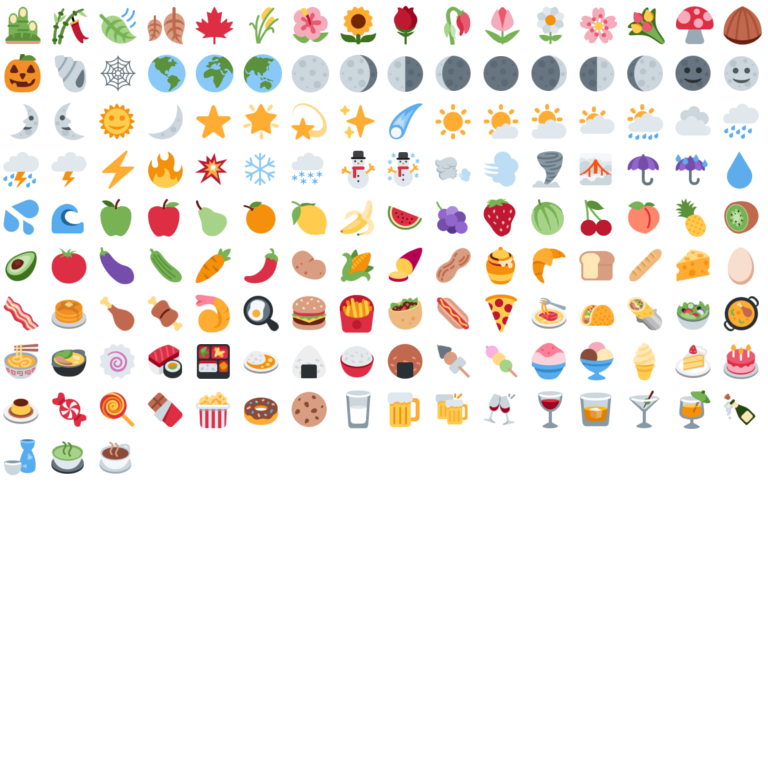
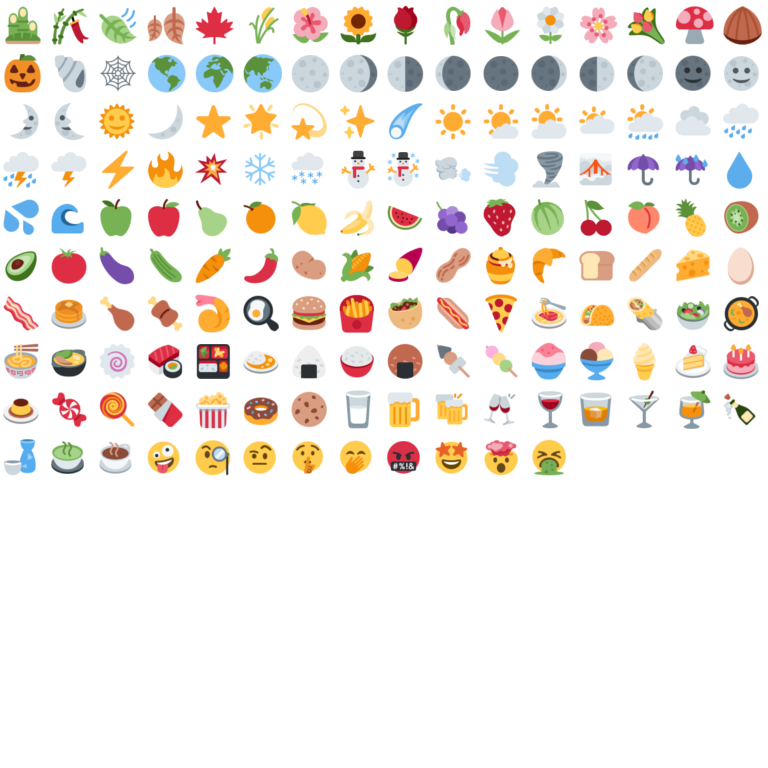
Layers edited between the first and the second 768×768 image:
added layer ":face_vomiting:" above ":exploding_head:" over left=532, top=439, right=567, bottom=476
added layer ":exploding_head:" above ":star_struck:" over left=484, top=440, right=519, bottom=476
added layer ":star_struck:" above ":face_with_symbols_over_mouth:" over left=435, top=441, right=468, bottom=474
added layer ":face_with_symbols_over_mouth:" above ":face_with_hand_over_mouth:" over left=387, top=441, right=420, bottom=474
added layer ":face_with_hand_over_mouth:" above ":shushing_face:" over left=339, top=440, right=372, bottom=474
added layer ":shushing_face:" above ":face_with_raised_eyebrow:" over left=292, top=441, right=324, bottom=474
added layer ":face_with_raised_eyebrow:" above ":face_with_monocle:" over left=243, top=441, right=276, bottom=474
added layer ":face_with_monocle:" above ":crazy_face::" over left=195, top=440, right=231, bottom=476
added layer ":crazy_face::" above ":coffee:" over left=147, top=441, right=180, bottom=474
